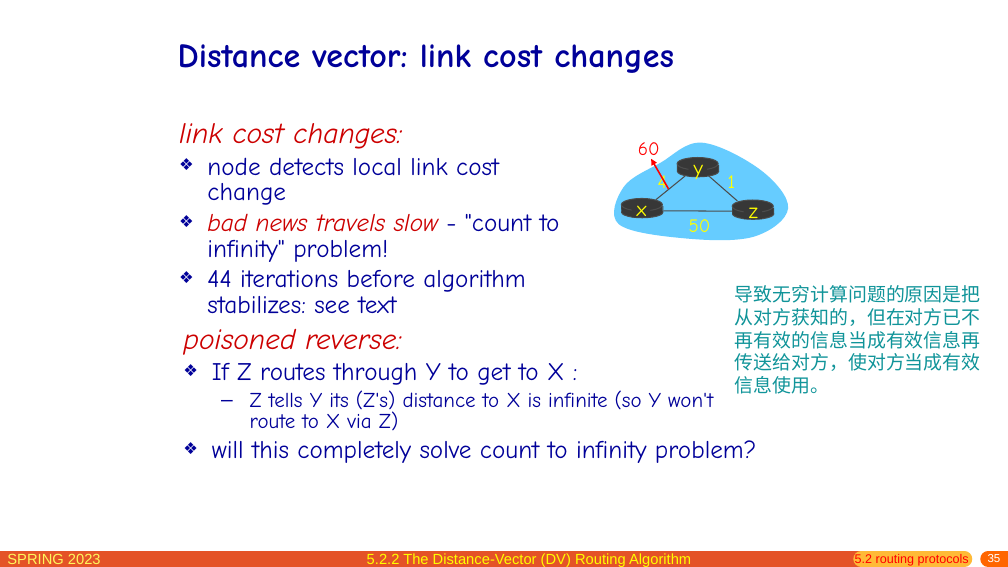
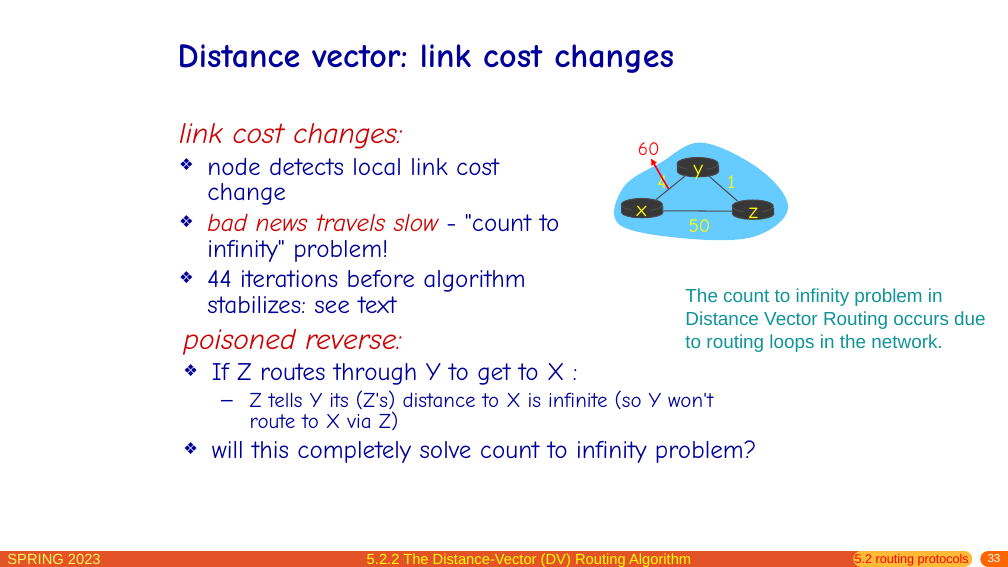
Before and after one commit to network-whu/slides, a slide deck: slide 33 of pptx/chapter5.pptx (slide 35 before the commit). Drawn at 1008x567 pixels with LibreOffice and Linux fonts; fonts in the diff are those of the drawing. Boxes give left, top, right and bottom in pixels: in the first picture for what was removed or moved away, otherwise in the second. Text is boxed around its words. In the diff, an @@ line names an element or a change of style, - is before the commit and + after.

```diff
--- a/pptx/chapter5.pptx
+++ b/pptx/chapter5.pptx
@@ text at box(685, 288, 986, 352): text changed @@
-导致无穷计算问题的原因是把从对方获知的，但在对方已不再有效的信息当成有效信息再传送给对方，使对方当成有效信息使用。
+The count to infinity problem in Distance Vector Routing occurs due to routing loops in the network.
@@ page number at box(988, 554, 1001, 562): text changed @@
-35
+33
```
Also in this commit, not shown: 2 other slides changed, 2 slides removed, 1 other file.
